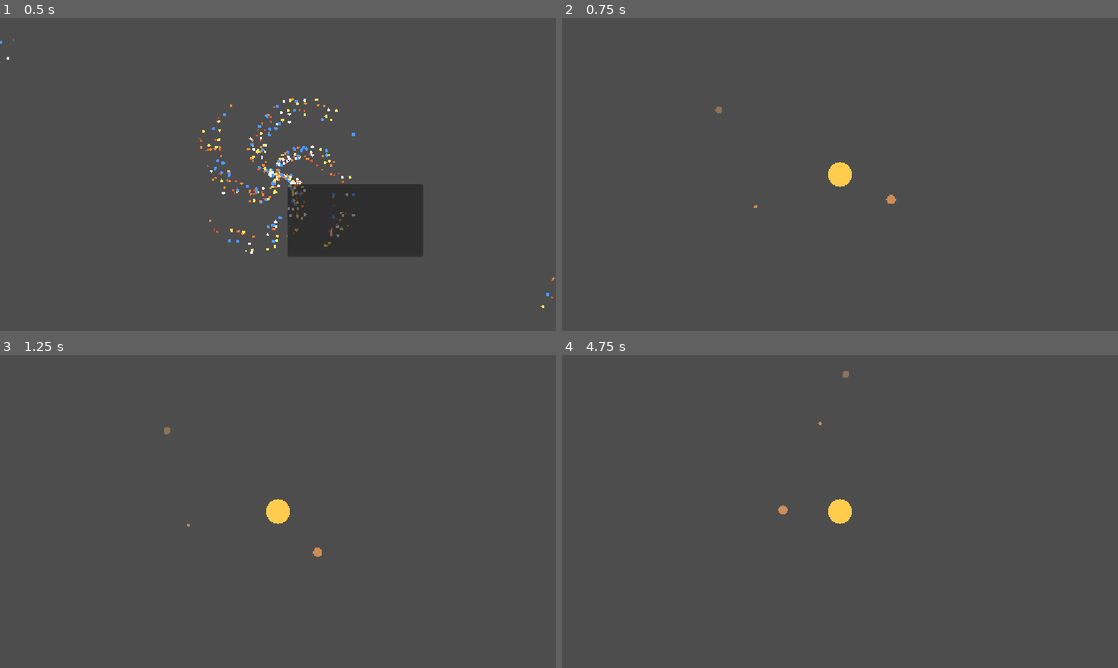
Above: before the commit, frames 1-4 (two rows, left to right).
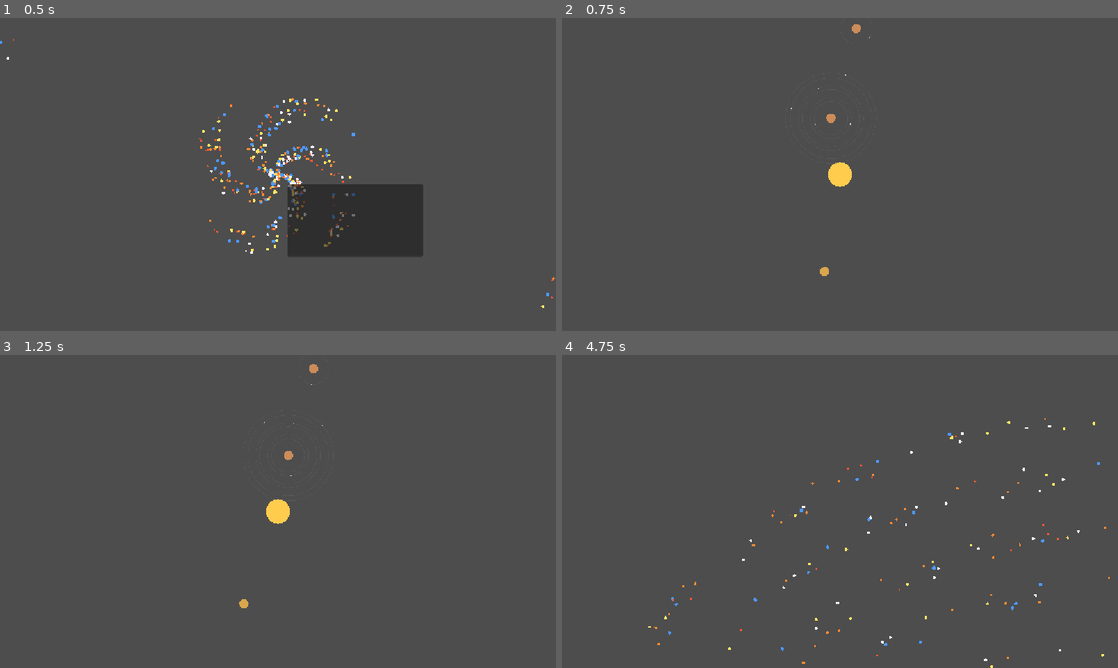
Above: after the commit, the same moments.

Repository: koromerzhin/astralis
Game: Godot game, scene res://scenes/main/Main.tscn
The game is run twice, just before and just after one commit, with the same random seed, the same clock (stepped at 60 frames per second) and the same inputs. The project has no main scene, so this scene is started directly.
Inputs (mouse positions are in pixels of both pictures, inside the frame that each line leads up to):
- Up to frame 1 (0.5 s): no input
- Up to frame 2 (0.75 s): tap Enter at 0.5 s; move the mouse to (812, 237) at 0.52 s; hold W from 0.53 s (still down); hold Z from 0.53 s (still down); click (812, 237) at 0.67 s
- Up to frame 3 (1.25 s): keep holding W; keep holding Z
- Up to frame 4 (4.75 s): move the mouse to (1006, 558) at 1.27 s; release Z at 1.28 s; tap Q at 1.35, 2.85, 4.35 s; move the mouse to (673, 464) at 2.02 s; release W at 2.03 s; hold Z 2.03-2.78 s; hold A 2.03-3.53 s; move the mouse to (867, 511) at 2.77 s; click (867, 511) at 2.92 s; move the mouse to (756, 433) at 3.52 s; hold S 3.53-4.28 s; hold Z 3.53-4.28 s; tap Escape at 4.15 s; move the mouse to (962, 495) at 4.27 s; hold D from 4.28 s (still down)

Frame 1 is identical in both runs. In frame 2, 0.2% of the frame differs, in the area x 27-61%, y 2-83%; in frame 3, 0.2%; in frame 4, 0.8%, in the area x 15-99%, y 5-100%.

Commit message:
feat: implement moon generation and rendering logic in system view

Diff:
--- a/scripts/core/main.gd
+++ b/scripts/core/main.gd
@@ -51,3 +51,18 @@
 	$StarInfo/InfoLabel.text = info
 
 	_show_system(system)
+
+func _unhandled_input(event: InputEvent) -> void:
+	if event is InputEventKey:
+		if event.pressed and event.keycode == KEY_ESCAPE:
+			_show_galaxy()
+
+
+func _show_galaxy() -> void:
+	$System.visible = false
+	$System/Camera2D.enabled = false
+
+	$StarInfo.visible = false
+
+	$Galaxy.visible = true
+	$Galaxy/Camera2D.enabled = true
--- a/scripts/systems/system_generator.gd
+++ b/scripts/systems/system_generator.gd
@@ -48,8 +48,11 @@
 	else:
 		moon_count = rng.randi_range(0, 2)
 
+	var planet_seed := rng.randi()
+
 	return {
 		"id": id,
+		"seed": planet_seed,
 		"type": planet_type,
 		"orbit_distance": orbit_distance,
 		"size": size,
--- a/scripts/systems/system_view.gd
+++ b/scripts/systems/system_view.gd
@@ -16,19 +16,60 @@
 func _initialize_planets() -> void:
 	for planet in planets:
 		var orbit_distance: float = planet["orbit_distance"]
+		var planet_seed: int = planet["seed"]
 
 		var rng := RandomNumberGenerator.new()
-		rng.seed = system["seed"] + planet["id"]
+		rng.seed = planet_seed
 
 		planet["angle"] = rng.randf_range(0.0, TAU)
+		planet["orbit_speed"] = 80.0 / max(orbit_distance, 50.0)
 
-		# Les planètes proches tournent plus rapidement.
-		planet["orbit_speed"] = 80.0 / max(orbit_distance, 50.0)
+		_initialize_moons(planet)
+
+
+func _initialize_moons(planet: Dictionary) -> void:
+	var moon_count: int = planet["moons"]
+	var planet_seed: int = planet["seed"]
+	var planet_size: float = planet["size"]
+
+	var rng := RandomNumberGenerator.new()
+	rng.seed = planet_seed
+
+	var moons: Array[Dictionary] = []
+
+	for i in moon_count:
+		var moon_seed := rng.randi()
+
+		var distance := 18.0 + planet_size * 8.0
+		distance += float(i) * 12.0
+		distance += rng.randf_range(-3.0, 3.0)
+
+		var size := rng.randf_range(0.15, 0.35)
+
+		var orbit_speed := rng.randf_range(1.0, 2.5)
+
+		var moon := {
+			"id": i,
+			"seed": moon_seed,
+			"distance": distance,
+			"size": size,
+			"angle": rng.randf_range(0.0, TAU),
+			"orbit_speed": orbit_speed
+		}
+
+		moons.append(moon)
+
+	planet["moon_data"] = moons
 
 
 func _process(delta: float) -> void:
 	for planet in planets:
 		planet["angle"] += planet["orbit_speed"] * delta
+
+		var moons: Array[Dictionary] = planet["moon_data"]
+
+		for moon in moons:
+			moon["angle"] += moon["orbit_speed"] * delta
 
 	queue_redraw()
 
@@ -46,7 +87,7 @@
 		var planet_size: float = planet["size"]
 		var angle: float = planet["angle"]
 
-		# Orbite
+		# Orbite de la planète
 		draw_arc(
 			Vector2.ZERO,
 			orbit_distance,
@@ -57,7 +98,7 @@
 			1.0
 		)
 
-		# Position actuelle de la planète
+		# Position de la planète
 		var position := Vector2(
 			cos(angle) * orbit_distance,
 			sin(angle) * orbit_distance
@@ -67,6 +108,43 @@
 			position,
 			planet_size * 5.0,
 			_get_planet_color(planet["type"])
+		)
+
+		_draw_moons(
+			position,
+			planet["moon_data"]
+		)
+
+
+func _draw_moons(
+	planet_position: Vector2,
+	moons: Array[Dictionary]
+) -> void:
+	for moon in moons:
+		var distance: float = moon["distance"]
+		var angle: float = moon["angle"]
+		var size: float = moon["size"]
+
+		# Orbite de la lune
+		draw_arc(
+			planet_position,
+			distance,
+			0.0,
+			TAU,
+			32,
+			Color(0.4, 0.4, 0.4, 0.35),
+			1.0
+		)
+
+		var moon_position := planet_position + Vector2(
+			cos(angle) * distance,
+			sin(angle) * distance
+		)
+
+		draw_circle(
+			moon_position,
+			size * 5.0,
+			Color(0.75, 0.75, 0.75)
 		)
 
 
